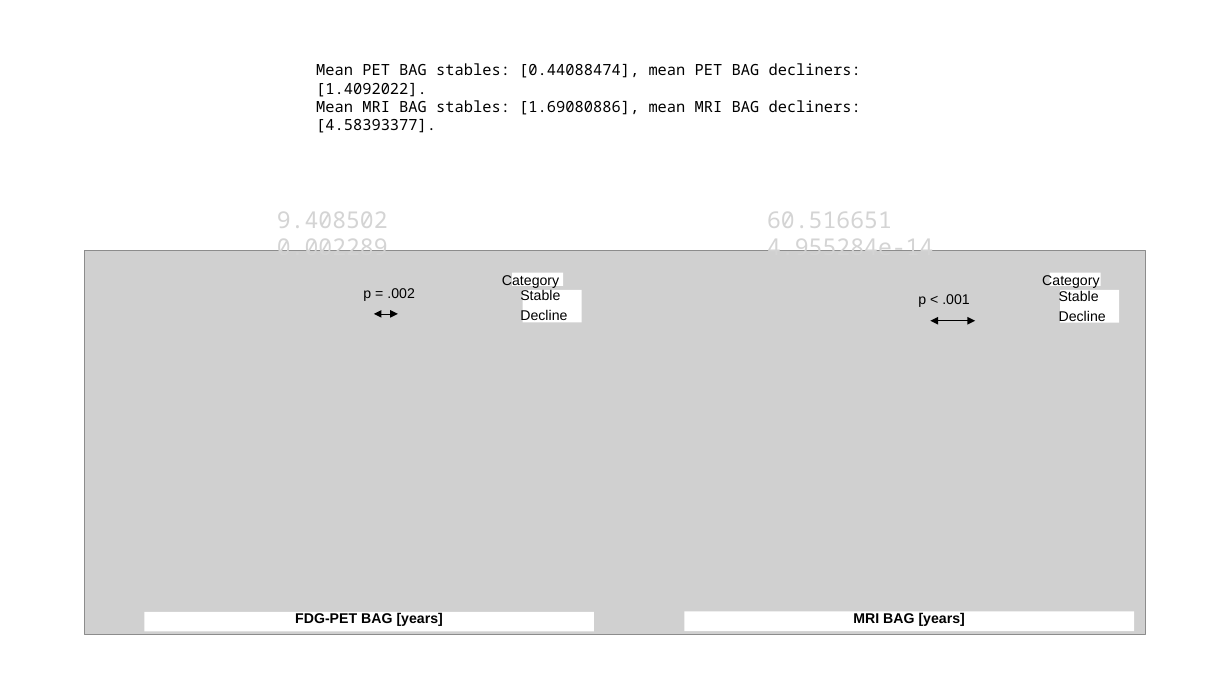
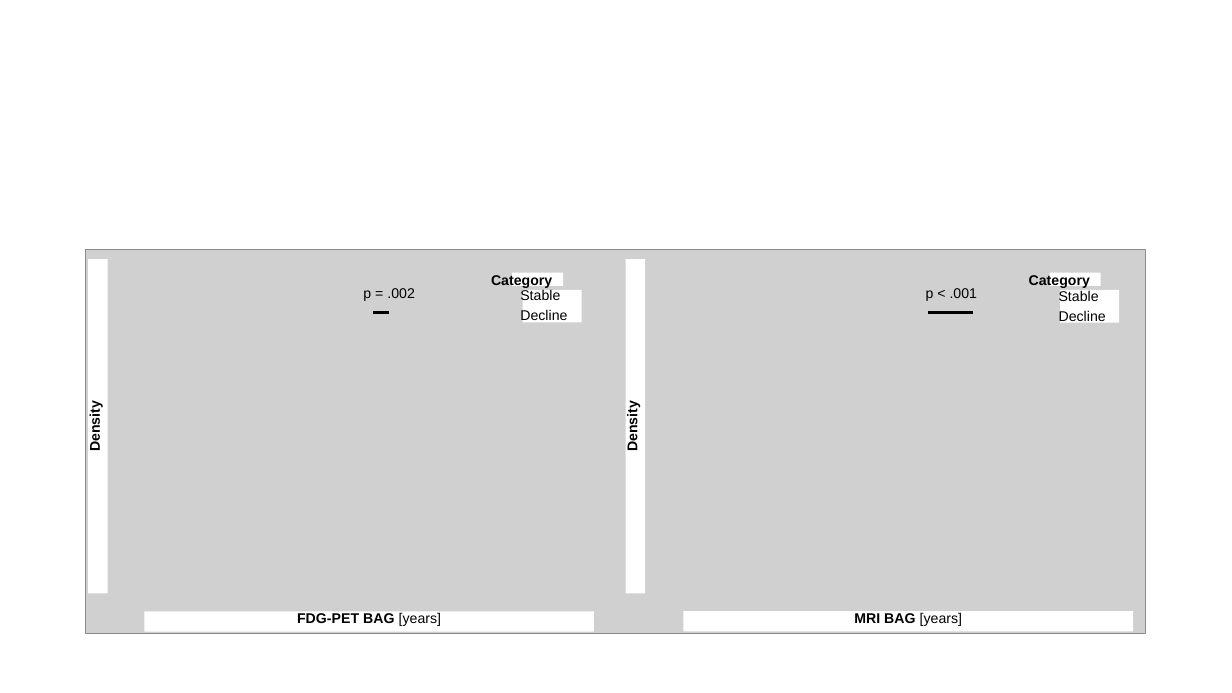
Before and after one commit to elenadoe/Brain_Age_PET_MRI, a slide deck: slide 13 of results/Results PET MR Age.pptx (slide 27 before the commit). Drawn at 1232x693 pixels with LibreOffice and Linux fonts; fonts in the diff are those of the drawing; grey boxes stand for pictures. Boxes give left, top, right and bottom in pixels: in the first picture for what was removed or moved away, otherwise in the second. Text is boxed around its words. In the diff, an @@ line names an element or a change of style, - is before the commit and + after.

```diff
--- a/results/Results PET MR Age.pptx
+++ b/results/Results PET MR Age.pptx
@@ text removed at (316,63,861,133) @@
-Mean PET BAG stables: [0.44088474], mean PET BAG decliners: [1.4092022].
-Mean MRI BAG stables: [1.69080886], mean MRI BAG decliners: [4.58393377].
@@ text removed at (277,212,388,251) @@
-9.408502 0.002289
@@ text removed at (767,212,933,251) @@
-60.516651 4.955284e-14
@@ rectangle added at (88,259,108,594), fill #FFFFFF, 11 pt, text #000000, bold @@
+Density
@@ text "Category": place and size @@
-text "Category" at (502,273,559,288)
+text "Category" at (491,273,552,288)
@@ text "Category" at (491,273,552,288): bold on @@
@@ rectangle added at (626,259,646,594), fill #FFFFFF, 11 pt, text #000000, bold @@
+Density
@@ text "Category" at (1029,273,1090,288): bold on @@
@@ text "Category": place and size @@
-text "Category" at (1042,273,1099,288)
+text "Category" at (1029,273,1090,288)
@@ text "p < .001": place and size @@
-text "p < .001" at (918,294,969,307)
+text "p < .001" at (926,288,977,301)
@@ double arrow moved from (374, 314) - (398, 314) to (373, 312) - (389, 312) @@
@@ double arrow (373, 312) - (389, 312): double arrow to line; stroke #000000 0.5 pt to #000000 2.25 pt @@
@@ double arrow moved from (931, 321) - (975, 321) to (928, 312) - (973, 312) @@
@@ double arrow (928, 312) - (973, 312): double arrow to line; stroke #000000 0.5 pt to #000000 2.25 pt @@
@@ rectangle "FDG-PET BAG [years]" at (144,612,594,632): bold off in "[years]" @@
@@ rectangle "MRI BAG [years]" at (684,611,1134,631): bold off in "[years]" @@
```
Also in this commit, not shown: 2 other slides changed, 9 slides added, 23 slides removed.
